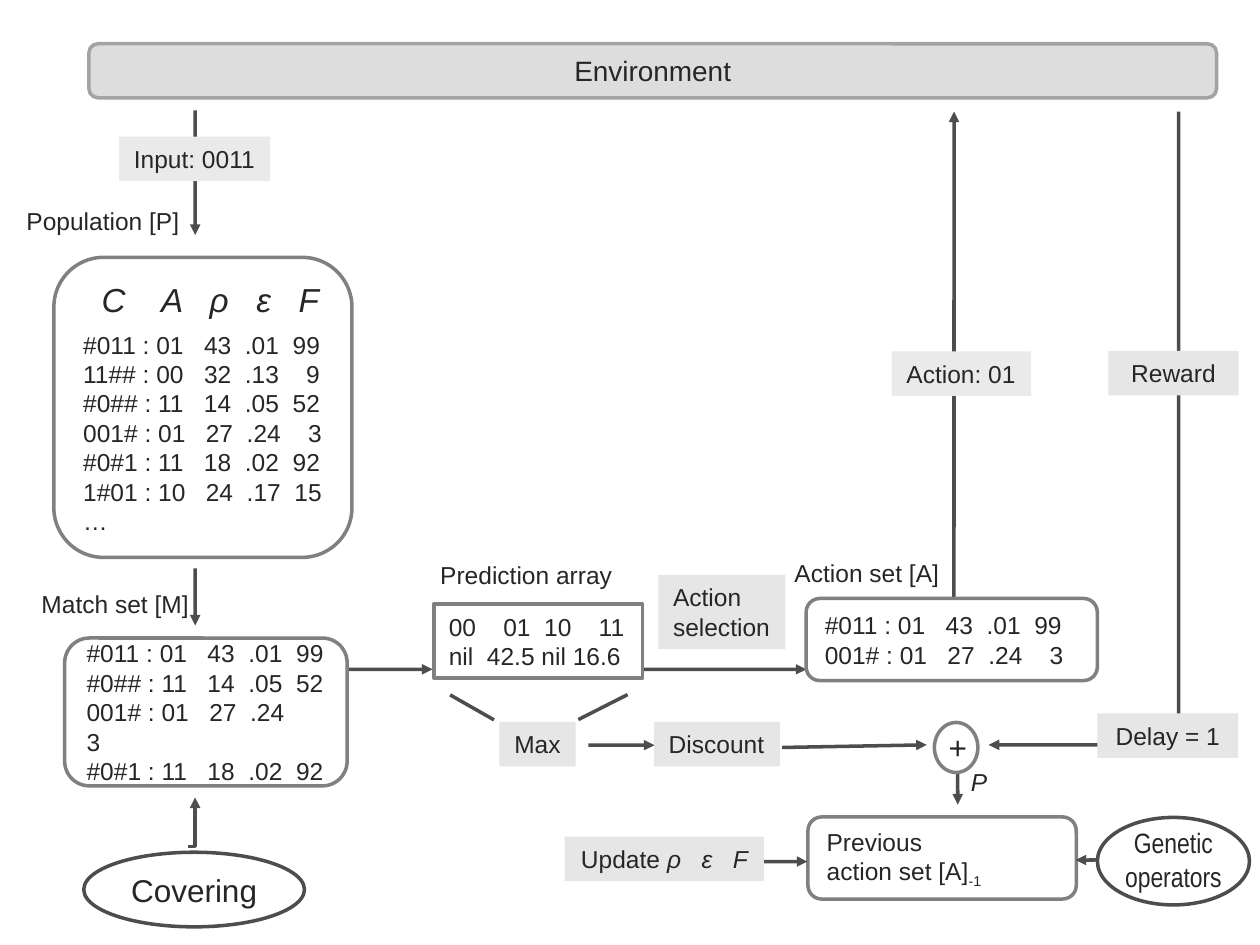
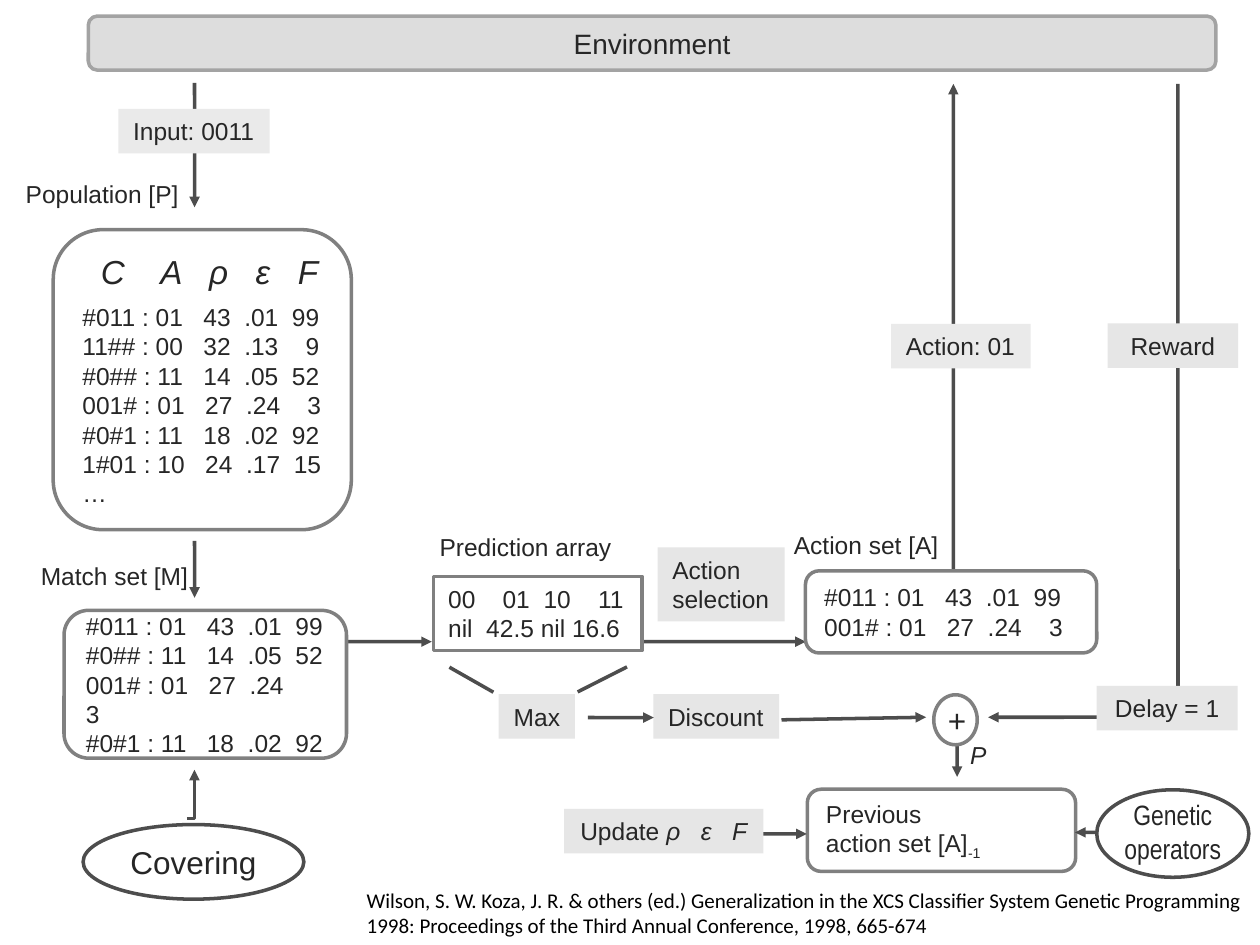
Before and after one commit to ClemensLode/GECCO-XCS-paper, a slide deck: slide 3 of Presentation/Adaption of XCS to Multi-Learner Predator.pptx (slide 4 before the commit). Drawn at 1260x945 pixels with LibreOffice and Linux fonts; fonts in the diff are those of the drawing. Boxes give left, top, right and bottom in pixels: in the first picture for what was removed or moved away, otherwise in the second. Text is boxed around its words. In the diff, an @@ line names an element or a change of style, - is before the commit and + after.

```diff
--- a/Presentation/Adaption of XCS to Multi-Learner Predator.pptx
+++ b/Presentation/Adaption of XCS to Multi-Learner Predator.pptx
@@ 2 rounded rectangles, 2 arrows, 2 lines, 1 text: place and size @@
-2 rounded rectangles, 2 arrows, 2 lines, 1 text at (195, 568, 1222, 898)
+2 rounded rectangles, 2 arrows, 2 lines, 1 text at (194, 541, 1221, 871)
@@ 9 rectangles, 9 arrows, 6 texts, 3 rounded rectangles, 3 ellipses, 1 line, 1 freeform shape: place and size @@
-9 rectangles, 9 arrows, 6 texts, 3 rounded rectangles, 3 ellipses, 1 line, 1 freeform shape at (26, 44, 1250, 926)
+9 rectangles, 9 arrows, 6 texts, 3 rounded rectangles, 3 ellipses, 1 line, 1 freeform shape at (26, 16, 1249, 898)
@@ text added at (367, 893, 1240, 937), 12 pt, text #000000 @@
+Wilson, S. W. Koza, J. R. & others (ed.) Generalization in the XCS Classifier System Genetic Programming 1998: Proceedings of the Third Annual Conference, 1998, 665-674
```
Also in this commit, not shown: 18 other slides changed, 7 slides added, 34 slides removed, 1 other file.
